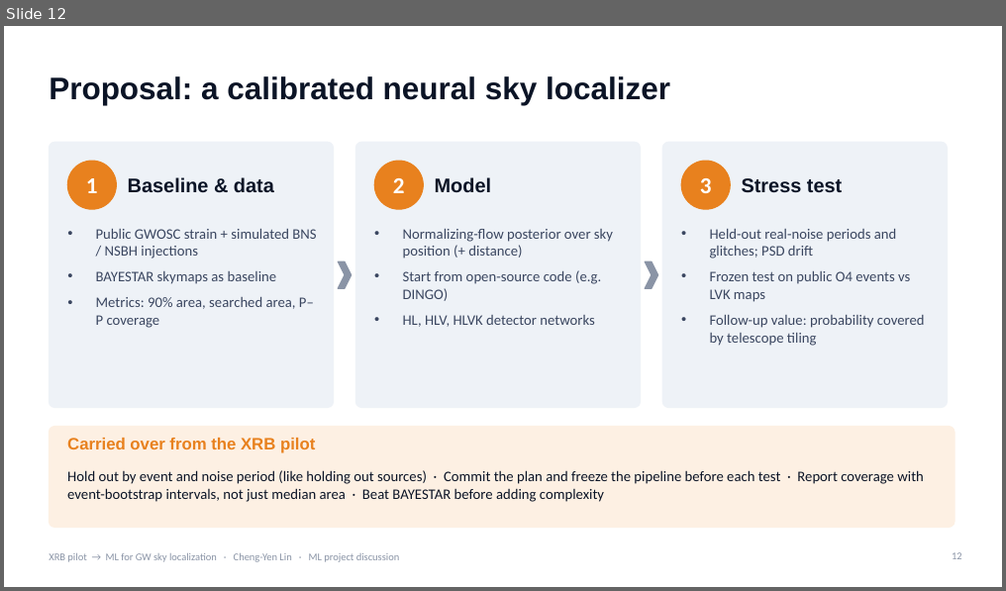
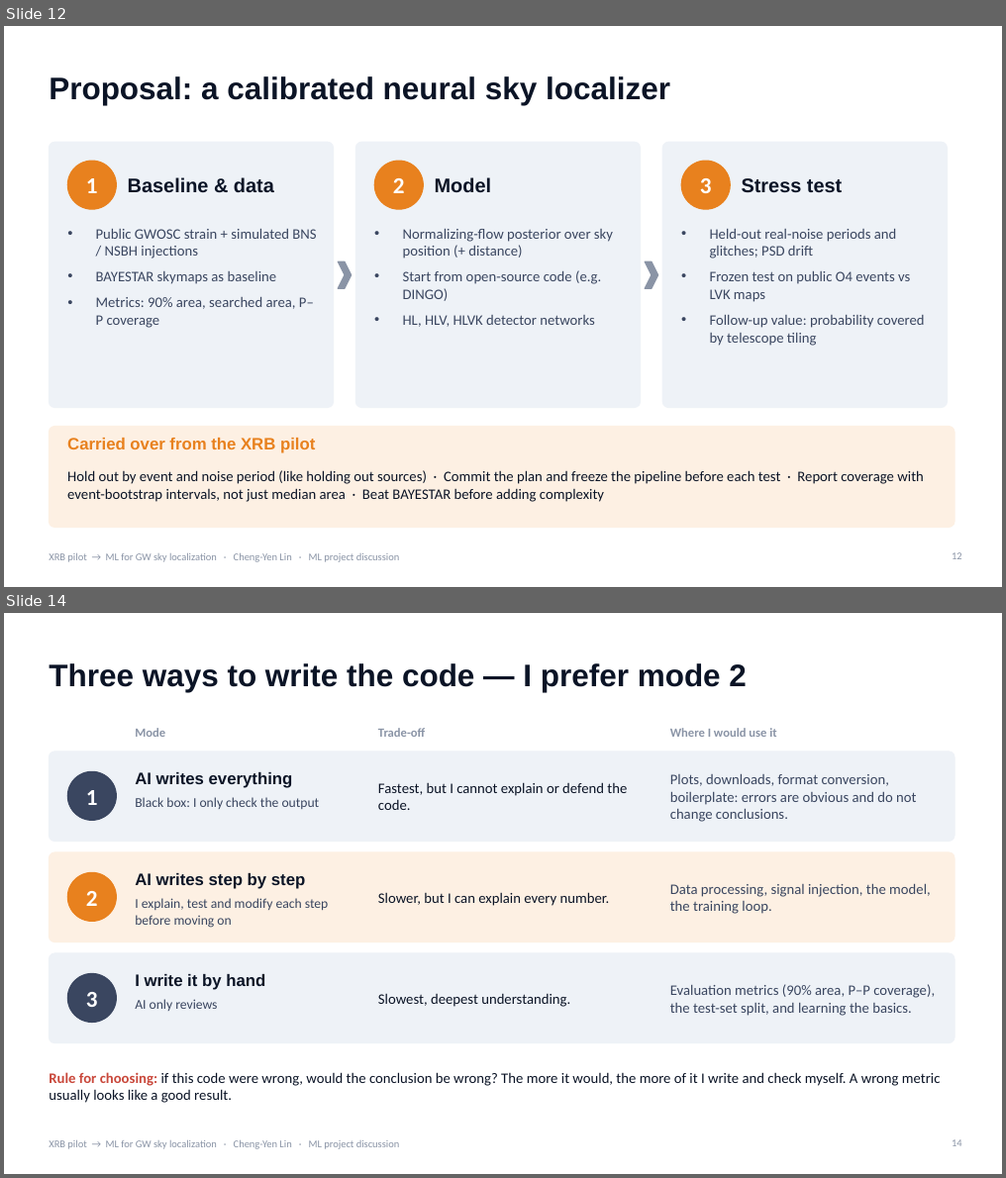
Before and after one commit to Chipwwwwww/XRB-pilot, a slide deck: slides/XRB_ML_to_GW_localization.pptx. Shown one above the other, each under a label of ours: slide 12 before the commit, slides 12 and 14 after it; the slides between them are not shown. The pictures are 1006x591 and 1006x1178 pixels, drawn with LibreOffice and Linux fonts; fonts in the diff are those of the drawing. Boxes give left, top, right and bottom in pixels: in the first picture for what was removed or moved away, otherwise in the second. Text is boxed around its words. In the diff, an @@ line names an element or a change of style, - is before the commit and + after.

```diff
--- a/slides/XRB_ML_to_GW_localization.pptx
+++ b/slides/XRB_ML_to_GW_localization.pptx
@@ slide 14 added at (4,613,1002,1174), background #FFFFFF; not listed: 1 template element that a slide beside it also shows @@
@@ title added at (49,663,746,692), 30 pt, text #0B1426, bold @@
+Three ways to write the code — I prefer mode 2
@@ text added at (135,728,165,737), 12 pt, text #8A94A6, bold @@
+Mode
@@ text added at (378,728,425,737), 12 pt, text #8A94A6, bold @@
+Trade-off
@@ text added at (670,728,776,737), 12 pt, text #8A94A6, bold @@
+Where I would use it
@@ rounded rectangle added at (49,752,954,842), fill #EEF2F7, outline #EEF2F7 1 pt @@
@@ ellipse added at (67,771,116,820), fill #3A4660, outline #3A4660 1 pt @@
@@ text added at (86,790,98,805), 22 pt, text #FFFFFF, bold @@
+1
@@ text added at (135,772,293,788), 16 pt, text #0B1426, bold @@
+AI writes everything
@@ text added at (378,782,627,810), 14 pt, text #0B1426 @@
+Fastest, but I cannot explain or defend the code.
@@ text added at (670,774,916,822), 14 pt, text #3A4660 @@
+Plots, downloads, format conversion, boilerplate: errors are obvious and do not change conclusions.
@@ text added at (135,797,320,809), 13 pt, text #3A4660 @@
+Black box: I only check the output
@@ rounded rectangle added at (49,853,954,943), fill #FDF0E3, outline #FDF0E3 1 pt @@
@@ ellipse added at (67,872,116,922), fill #E8811E, outline #E8811E 1 pt @@
@@ text added at (135,873,305,889), 16 pt, text #0B1426, bold @@
+AI writes step by step
@@ text added at (86,891,98,906), 22 pt, text #FFFFFF, bold @@
+2
@@ text added at (135,898,329,928), 13 pt, text #3A4660 @@
+I explain, test and modify each step before moving on
@@ text added at (378,892,610,906), 14 pt, text #0B1426 @@
+Slower, but I can explain every number.
@@ text added at (670,883,931,914), 14 pt, text #3A4660 @@
+Data processing, signal injection, the model, the training loop.
@@ rounded rectangle added at (49,954,954,1044), fill #EEF2F7, outline #EEF2F7 1 pt @@
@@ ellipse added at (67,973,116,1023), fill #3A4660, outline #3A4660 1 pt @@
@@ text added at (86,992,98,1007), 22 pt, text #FFFFFF, bold @@
+3
@@ text added at (135,974,265,990), 16 pt, text #0B1426, bold @@
+I write it by hand
@@ text added at (378,993,570,1007), 14 pt, text #0B1426 @@
+Slowest, deepest understanding.
@@ text added at (670,984,935,1016), 14 pt, text #3A4660 @@
+Evaluation metrics (90% area, P–P coverage), the test-set split, and learning the basics.
@@ text added at (135,999,217,1011), 13 pt, text #3A4660 @@
+AI only reviews
@@ text added at (49,1072,941,1103), 14 pt, text #0B1426 @@
+Rule for choosing: if this code were wrong, would the conclusion be wrong? The more it would, the more of it I write and check myself. A wrong metric usually looks like a good result.
@@ page number added at (951,1140,962,1147), 10 pt, text #8A94A6 @@
+14
```
Also in this commit, not shown: 1 slide changed, 3 other slides added, 1 other file.
